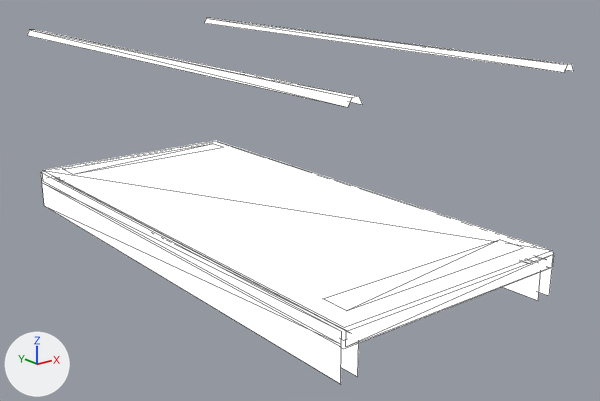
The glTF model design/campus/nodexeus-set-gangway-far.glb, before and after one commit.
Before and after are seen from a 50 mm lens placed at (-2.89, -4.02, 1.59), pointed at (0.14, -0.23, 0.07). The lights are fixed; the arrows at lower left show +X, +Y and +Z. The older version comes first. Mesh edges are drawn as thin lines. Vertices at exactly the same position are counted once.

The first picture shows 'set-gangway-far'.
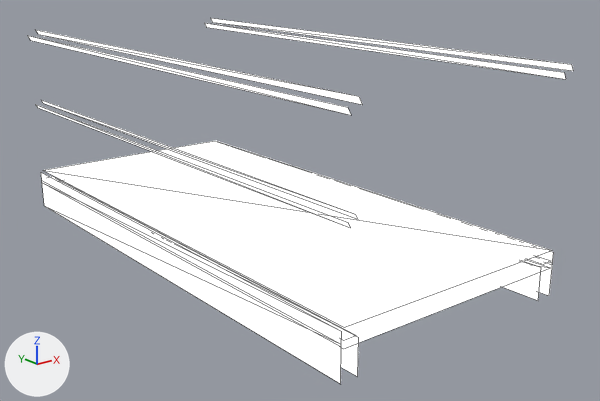
Pixel boxes (x1, y1, x2, y2) of what changed, in the pictures (600 x 401 px; the box of a moved part takes in the faces that stretch with it):
part 1 of me_set_gangway_far, deleted
    before: (63, 144, 223, 174)
part 2 of me_set_gangway_far, deleted
    before: (346, 254, 554, 346)
part 3 of me_set_gangway_far, deleted
    before: (324, 240, 523, 310)
part 4 of me_set_gangway_far, moved or reshaped
    before: (27, 18, 571, 107)
    after: (27, 23, 566, 227)

Patch to the scene script:
```diff
--- a/design/campus/nodexeus-set-gangway-far.glb.py
+++ b/design/campus/nodexeus-set-gangway-far.glb.py
@@ me_set_gangway_far @@
 # used by ob_set_gangway_far; location = (0.0, 0.0, 0.0)
-me_set_gangway_far.from_pydata(...)  # 72 vertices, 40 faces; spans x -0.75..0.75, y -1.64..1.64, z -0.25..1.0
+me_set_gangway_far.from_pydata(...)  # 64 vertices, 32 faces; spans x -0.75..0.75, y -1.64..1.64, z -0.25..1.0
+# me_set_gangway_far part 1: the loose piece of 4 vertices spanning x -0.63..0.63, y 1.36..1.52, z 0.03 is deleted
+# me_set_gangway_far part 2: the loose piece of 4 vertices spanning x -0.74..0.74, y -1.64, z -0.07..0.01 is deleted
+# me_set_gangway_far part 3: the loose piece of 4 vertices spanning x -0.63..0.63, y -1.52..-1.36, z 0.03 is deleted
+# me_set_gangway_far part 4
+# 4 vertices are removed from x -0.73..0.69, y -1.64..1.64, z 1.0
+# 8 faces are deleted
+# 12 vertices are added at x -0.74..0.69, y -1.64..1.64, z 0.47..0.94
+# 8 new faces join them
+# other edits to the shape of me_set_gangway_far do not show in these pictures
 me_set_gangway_far.materials.append(mat_nx_set_gangway_baked)
```
